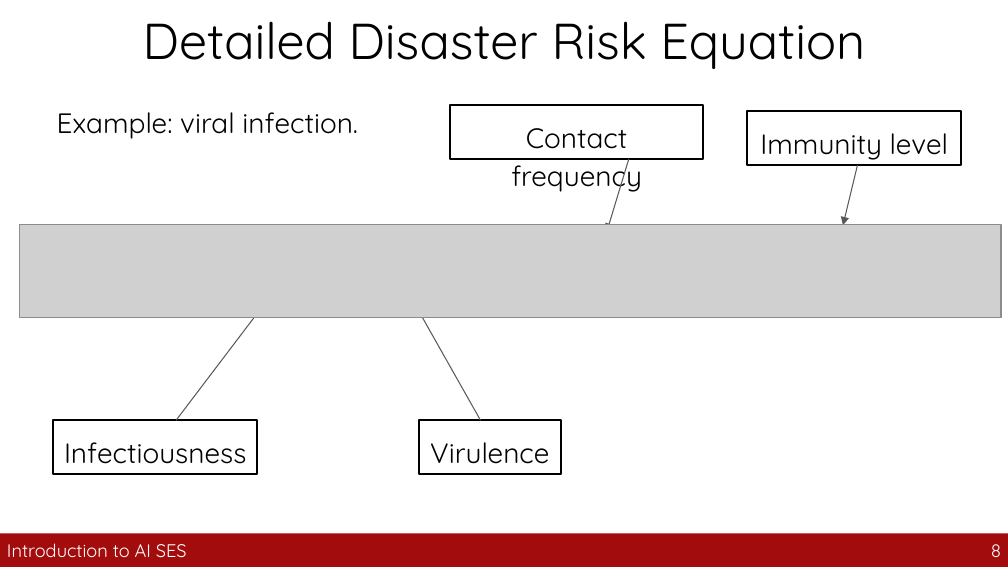
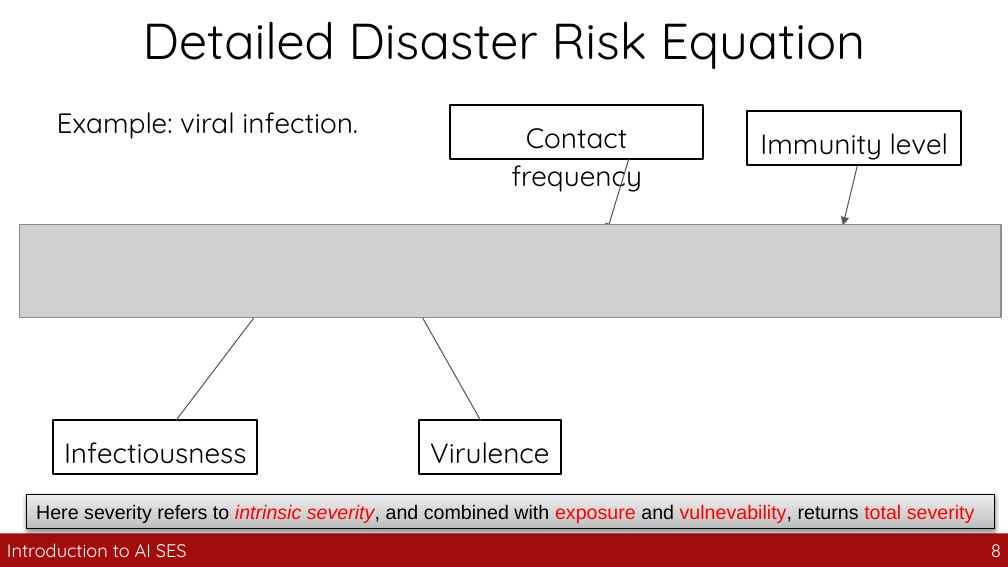
Before and after one commit to guhofstra/CSC163Fa26, a slide deck: slide 8 of PPTs/4_safety_engineering.pptx. Drawn at 1008x567 pixels with LibreOffice and Linux fonts; fonts in the diff are those of the drawing; grey boxes stand for pictures. Boxes give left, top, right and bottom in pixels: in the first picture for what was removed or moved away, otherwise in the second. Text is boxed around its words. In the diff, an @@ line names an element or a change of style, - is before the commit and + after.

```diff
--- a/PPTs/4_safety_engineering.pptx
+++ b/PPTs/4_safety_engineering.pptx
@@ rectangle added at box(26, 495, 994, 529), fill gradient #BDBDBD to #D1D1D1 to #EEEEEE, outline #000000 0.75 pt, 14 pt, text #FF0000 @@
+Here severity refers to intrinsic severity, and combined with exposure and vulnevability, returns total severity
```
Also in this commit, not shown: 2 other files.
